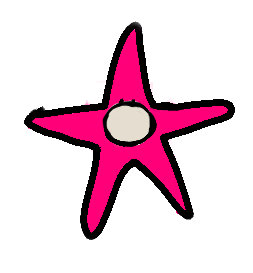
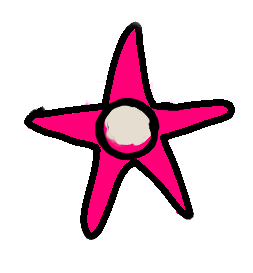
Layer changes from the first 253 x 273 image to the second:
painted on "Layer 6" over (x1=95, y1=97, x2=160, y2=160)
